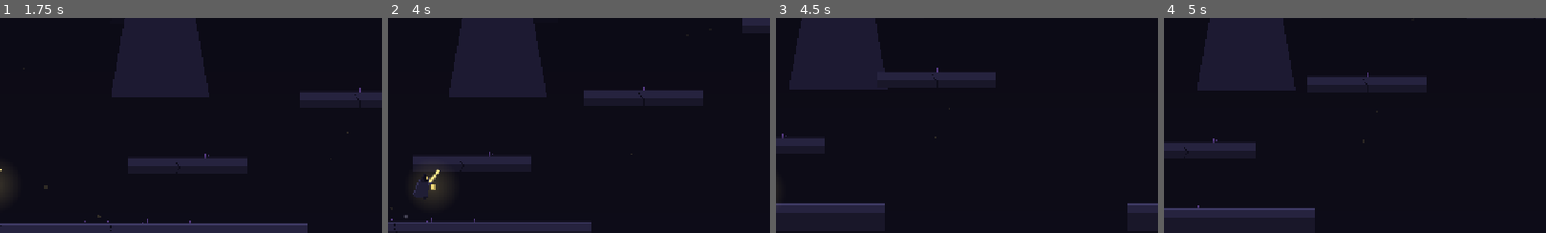
Above: before the commit, frames 1-4 (left to right).
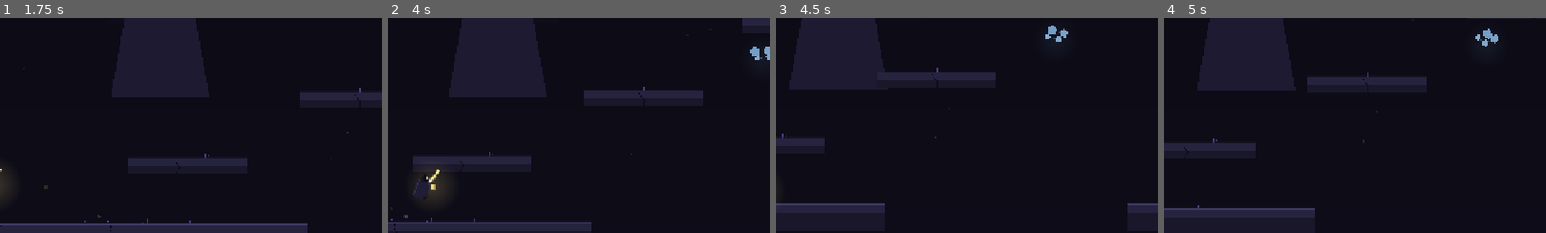
Above: after the commit, the same moments.

Repository: abdalrhmansyed319-hub/Game-godot
Game: Godot game, scene res://scenes/main/boot.tscn
Two runs of this game, one before a commit and one after it. Both use one fixed random seed, a clock stepped at 60 frames per second and the inputs below.
Inputs (mouse positions are % of the whole screen's width and height, from its top left):
- Up to frame 1 (1.75 s): click "Begin the Hunt" at 0.5 s; tap Enter at 1.25 s; move the mouse to (72, 45) at 1.27 s; hold D (move_right) from 1.28 s (still down); hold G (anchor) from 1.28 s (still down); tap Space (jump) at 1.52 s
- Up to frame 2 (4 s): move the mouse to (30, 55) at 2.02 s; release D (move_right) at 2.03 s; release G (anchor) at 2.03 s; hold A (move_left) 2.03-2.78 s; tap K (attack_heavy) at 2.1 s; tap Space (jump) at 2.27, 3.77 s; move the mouse to (60, 28) at 2.77 s; hold J (attack_light) 2.78-3.53 s; hold D (move_right) from 2.78 s (still down); move the mouse to (45, 70) at 3.52 s; tap Shift (dash) at 3.6 s
- Up to frame 3 (4.5 s): move the mouse to (80, 65) at 4.27 s; release D (move_right) at 4.28 s; hold A (move_left) from 4.28 s (still down); hold E (interact) from 4.28 s (still down)
- Up to frame 4 (5 s): keep holding A (move_left); keep holding E (interact); tap Space (jump) at 4.52 s
The pictures show only the part of the screen within x 50-100%, y 16-66%; the shares and areas given below are measured in that part.

Frame 1 is identical in both runs. In frame 2, 0.2% of the frame differs, in the area x 94-100%, y 13-20%; in frame 3, 0.2%; in frame 4, 0.2%, in the area x 81-88%, y 4-14%.
Error before the commit: Parse Error: Could not parse global class "NightmareVisual" from "res://scripts/visuals/nightmare_visual.gd". (res://scripts/nightmares/nightmare_base.gd:35)
Error after the commit: Invalid call. Nonexistent 'float' constructor. (res://scripts/ui/pause_menu.gd:188)

Commit message:
fix: duplicate flash() declaration was the real NightmareVisual parse error
Four CI runs failed on this. The reported error was always

  SCRIPT ERROR: Parse Error: Could not parse global class "NightmareVisual"
    from "res://scripts/visuals/nightmare_visual.gd".
  ERROR: Failed to load script "res://scripts/nightmares/nightmare_base.gd"

which names the victim and not the cause. I diagnosed it twice and was wrong
twice:

  1. "circular class reference between NightmareBase and NightmareVisual"
     -- retyped the fields to Node2D/Node. Still failed.
  2. "nightmare.data is an invalid property access on a Node2D"
     -- made the fields untyped. Still failed.

The actual cause is that flash() was declared twice in the same file, once
at line 60 and again at line 92, both added by me in separate edits. GDScript
rejects the whole script with "Function 'flash()' has already been declared
in this scope", and every script referencing NightmareVisual then fails
behind it.

Both earlier changes were real improvements -- the dependency is now one-way
and the comment says so honestly rather than claiming to be the fix -- but
neither was the bug. gdparse 4.5.0 parses the file cleanly, so a grammar
check could not have caught this either; it is a scope error, not a syntax
error.

Adds check_duplicate_declarations: a top-level func/signal/var/const/enum
name declared twice in one script is an error. Only top-level, because two
functions each declaring a local `var points` is normal. Fault-injection
validated by reintroducing the exact duplicate flash().

Verified: all 52 scripts pass gdparse; checker clean on the tree.

Co-authored-by: arena-agent <297053741+arena-agent@users.noreply.github.com>

Diff:
--- a/scripts/visuals/nightmare_visual.gd
+++ b/scripts/visuals/nightmare_visual.gd
@@ -9,19 +9,18 @@
 ##
 ## The revealed core uses the reserved gold. When gold appears, it means real.
 
-## Deliberately untyped — and the reason is worth recording, because the
-## obvious alternatives both fail to parse.
-##
-##   `var nightmare: NightmareBase` — NightmareBase holds a NightmareVisual,
-##     so the two classes reference each other and Godot 4 reports
-##     "Could not parse global class".
-##   `var nightmare: Node2D` — the cycle goes away, but `nightmare.data` is
-##     now a property access on a *statically known* type that has no `data`
-##     member, which Godot rejects at parse time with "Invalid get index".
-##
-## Untyped makes these Variant, so member access resolves at runtime instead.
-## The visual only ever reads state, so nothing is lost, and the dependency
-## stays one-way.
+## Untyped so the dependency stays one-way.
+##
+## NightmareBase owns a NightmareVisual, so typing this back-reference as
+## `NightmareBase` would make the two classes reference each other. The
+## visual only ever reads state, so nothing is lost by leaving it as Variant
+## and letting member access resolve at runtime.
+##
+## For the record, this was *not* the cause of the import failure that this
+## file caused. That was a duplicated `flash()` declaration further down,
+## which Godot reports as "Could not parse global class NightmareVisual" —
+## naming the victim, not the cause. tools/check_project.py now checks for
+## duplicate top-level declarations directly.
 var nightmare = null
 var ai = null
 
@@ -85,11 +84,6 @@
 
 	_draw_telegraph()
 	_draw_core(revealed)
-
-
-## Called by NightmareBase when damage lands.
-func flash() -> void:
-	_hurt_flash = 1.0
 
 
 ## Soft mass behind the creature so it separates from the background.
